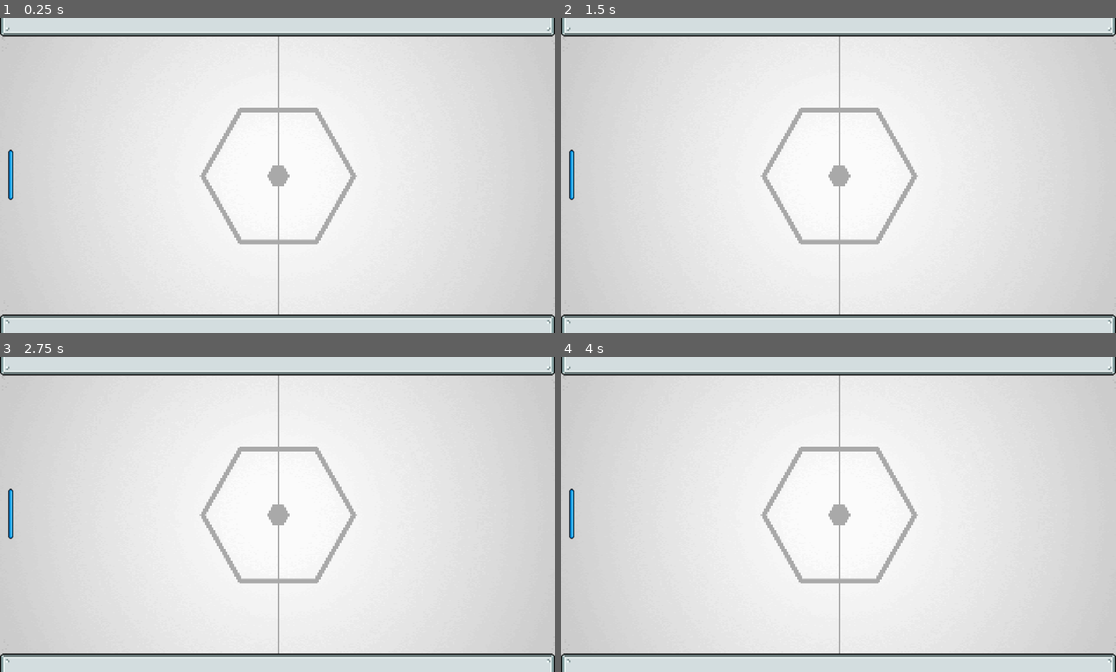
Above: before the commit, frames 1-4 (two rows, left to right).
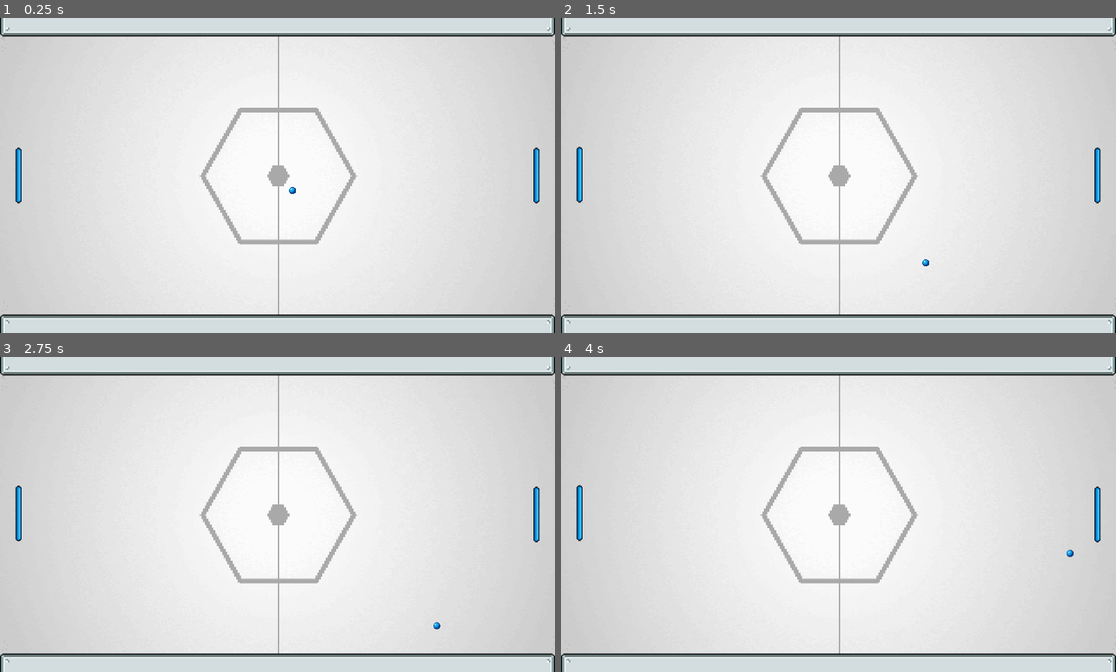
Above: after the commit, the same moments.

Repository: Tyralf/BoringPong2D_Godot
Game: Godot game, scene res://MainScene.tscn
Two runs of this game, one before a commit and one after it. Both use one fixed random seed, a clock stepped at 60 frames per second and the inputs below.
Inputs:
- Up to frame 1 (0.25 s): no input
- Up to frame 2 (1.5 s): tap Enter at 0.5 s; hold Z (Player_1_up, bound only after the commit) 0.53-1.28 s; tap Down (Player_2_down, bound only after the commit) at 0.6 s; tap Up (Player_2_up, bound only after the commit) at 0.8, 1.35 s; hold S (Player_1_down, bound only after the commit) from 1.28 s (still down)
- Up to frame 3 (2.75 s): tap Down (Player_2_down, bound only after the commit) at 1.55, 2.1 s; tap Space at 2 s; release S (Player_1_down, bound only after the commit) at 2.03 s; hold Z (Player_1_up, bound only after the commit) from 2.03 s (still down); tap Up (Player_2_up, bound only after the commit) at 2.3 s
- Up to frame 4 (4 s): tap Up (Player_2_up, bound only after the commit) at 2.85, 3.8 s; tap Down (Player_2_down, bound only after the commit) at 3.05, 3.6 s; release Z (Player_1_up, bound only after the commit) at 3.53 s; hold S (Player_1_down, bound only after the commit) from 3.53 s (still down)

The runs differ from the first frame. In frame 1, 0.6% of the frame differs, in the area x 1-98%, y 41-59%; in frame 2, 0.6%; in frame 3, 0.6%; in frame 4, 0.6%, in the area x 1-98%, y 40-64%.

Commit message:
Ajout du joueur 2, binding des touches, et ajout de la balle. Rangement rapide des fichiers du projet

Diff:
--- a/MainScene.tscn
+++ b/MainScene.tscn
@@ -1,49 +1,70 @@
-[gd_scene load_steps=6 format=3 uid="uid://donlhfi4ptthd"]
+[gd_scene load_steps=8 format=3 uid="uid://donlhfi4ptthd"]
 
-[ext_resource type="Texture2D" uid="uid://rudhitu0fqmg" path="res://Untitled.png" id="1_pjtas"]
-[ext_resource type="Texture2D" uid="uid://bwjnjkddn0554" path="res://Walls_1.png" id="2_hiscn"]
-[ext_resource type="Texture2D" uid="uid://c1rlxg034d22u" path="res://PlayerPlateau_1.png" id="3_tj6m1"]
+[ext_resource type="Texture2D" uid="uid://rudhitu0fqmg" path="res://Sprites/Untitled.png" id="1_nt7x8"]
+[ext_resource type="Texture2D" uid="uid://bwjnjkddn0554" path="res://Sprites/Walls_1.png" id="2_hnr1i"]
+[ext_resource type="PackedScene" uid="uid://c3cq3bi2jsd58" path="res://scenes/Player_1.tscn" id="3_msy2a"]
+[ext_resource type="PackedScene" uid="uid://dr73r12m4nh24" path="res://scenes/Player_2.tscn" id="4_75lm4"]
+[ext_resource type="PackedScene" uid="uid://dp5ymy4xo128o" path="res://scenes/ball.tscn" id="5_1affs"]
 
 [sub_resource type="TileSetAtlasSource" id="TileSetAtlasSource_4gfw7"]
-texture = ExtResource("2_hiscn")
+texture = ExtResource("2_hnr1i")
 0:0/next_alternative_id = 4
 0:0/0 = 0
+0:0/0/physics_layer_0/linear_velocity = Vector2(0, 0)
+0:0/0/physics_layer_0/angular_velocity = 0.0
+0:0/0/physics_layer_0/polygon_0/points = PackedVector2Array(-8, -8, 8, -8, 8, 8, -8, 8)
 0:0/1 = 1
 0:0/1/flip_v = true
+0:0/1/physics_layer_0/linear_velocity = Vector2(0, 0)
+0:0/1/physics_layer_0/angular_velocity = 0.0
+0:0/1/physics_layer_0/polygon_0/points = PackedVector2Array(-8, -8, 8, -8, 8, 8, -8, 8)
 1:0/next_alternative_id = 3
 1:0/0 = 0
+1:0/0/physics_layer_0/linear_velocity = Vector2(0, 0)
+1:0/0/physics_layer_0/angular_velocity = 0.0
+1:0/0/physics_layer_0/polygon_0/points = PackedVector2Array(-8, -8, 8, -8, 8, 8, -8, 8)
 1:0/2 = 2
 1:0/2/flip_v = true
+1:0/2/physics_layer_0/linear_velocity = Vector2(0, 0)
+1:0/2/physics_layer_0/angular_velocity = 0.0
+1:0/2/physics_layer_0/polygon_0/points = PackedVector2Array(-8, -8, 8, -8, 8, 8, -8, 8)
 2:0/next_alternative_id = 3
 2:0/0 = 0
+2:0/0/physics_layer_0/linear_velocity = Vector2(0, 0)
+2:0/0/physics_layer_0/angular_velocity = 0.0
+2:0/0/physics_layer_0/polygon_0/points = PackedVector2Array(-8, -8, 8, -8, 8, 8, -8, 8)
 2:0/2 = 2
 2:0/2/flip_v = true
+2:0/2/physics_layer_0/linear_velocity = Vector2(0, 0)
+2:0/2/physics_layer_0/angular_velocity = 0.0
+2:0/2/physics_layer_0/polygon_0/points = PackedVector2Array(-8, -8, 8, -8, 8, 8, -8, 8)
 
 [sub_resource type="TileSet" id="TileSet_e6oms"]
+physics_layer_0/collision_layer = 1
 sources/0 = SubResource("TileSetAtlasSource_4gfw7")
 
 [node name="Node" type="Node"]
 
-[node name="TextureRect" type="TextureRect" parent="."]
+[node name="Background" type="TextureRect" parent="."]
 texture_filter = 1
 anchors_preset = 15
 anchor_right = 1.0
 anchor_bottom = 1.0
 grow_horizontal = 2
 grow_vertical = 2
-texture = ExtResource("1_pjtas")
+texture = ExtResource("1_nt7x8")
 expand_mode = 1
 
-[node name="TileMap" type="TileMap" parent="."]
+[node name="Walls" type="TileMap" parent="."]
 texture_filter = 1
 scale = Vector2(4, 4)
 tile_set = SubResource("TileSet_e6oms")
 format = 2
 layer_0/tile_data = PackedInt32Array(0, 0, 0, 1, 65536, 0, 2, 65536, 0, 3, 65536, 0, 4, 65536, 0, 5, 65536, 0, 6, 65536 …(1040 unchanged characters)…
 
-[node name="CharacterBody2D" type="CharacterBody2D" parent="."]
+[node name="Player_1" parent="." instance=ExtResource("3_msy2a")]
 
-[node name="Sprite2D" type="Sprite2D" parent="CharacterBody2D"]
-position = Vector2(37, 542)
-scale = Vector2(2.43333, 2.70312)
-texture = ExtResource("3_tj6m1")
+[node name="Player_2" parent="." instance=ExtResource("4_75lm4")]
+
+[node name="Ball" parent="." instance=ExtResource("5_1affs")]
+position = Vector2(-6, 3)
--- /dev/null
+++ b/Scripts/Player_1.gd
@@ -0,0 +1,17 @@
+extends CharacterBody2D
+
+
+@export var SPEED = 300.0
+
+
+func _physics_process(delta):
+
+	# Get the input direction and handle the movement/deceleration.
+	# As good practice, you should replace UI actions with custom gameplay actions.
+	var direction = Input.get_axis("Player_1_up", "Player_1_down")
+	if direction:
+		velocity.y = direction * SPEED * delta
+	else:
+		velocity.y = move_toward(velocity.y * delta, 0, SPEED)
+
+	move_and_slide()
--- /dev/null
+++ b/Scripts/Player_2.gd
@@ -0,0 +1,17 @@
+extends CharacterBody2D
+
+
+@export var SPEED = 300.0
+
+
+func _physics_process(delta):
+
+	# Get the input direction and handle the movement/deceleration.
+	# As good practice, you should replace UI actions with custom gameplay actions.
+	var direction = Input.get_axis("Player_2_up", "Player_2_down")
+	if direction:
+		velocity.y = direction * SPEED * delta
+	else:
+		velocity.y = move_toward(velocity.y * delta, 0, SPEED)
+
+	move_and_slide()
--- /dev/null
+++ b/Scripts/ball.gd
@@ -0,0 +1,12 @@
+extends CharacterBody2D
+
+var speed = 200
+
+func _ready():
+	velocity.x = 1*speed
+	velocity.y = 1*speed
+# Called every frame. 'delta' is the elapsed time since the previous frame.
+func _process(delta):
+	var collision_info = move_and_collide(velocity * delta)
+	if collision_info:
+		velocity = velocity.bounce(collision_info.get_normal())
--- a/project.godot
+++ b/project.godot
@@ -21,6 +21,33 @@
 window/size/viewport_height=1088
 window/size/mode=3
 
+[input]
+
+Player_1_up={
+"deadzone": 0.5,
+"events": [Object(InputEventKey,"resource_local_to_scene":false,"resource_name":"","device":0,"window_id":0,"alt_pressed":false,"shift_pressed":false,"ctrl_pressed":false,"meta_pressed":false,"pressed":false,"keycode":90,"physical_keycode":0,"key_label":0,"unicode":0,"echo":false,"script":null)
+, Object(InputEventKey,"resource_local_to_scene":false,"resource_name":"","device":0,"window_id":0,"alt_pressed":false,"shift_pressed":false,"ctrl_pressed":false,"meta_pressed":false,"pressed":false,"keycode":0,"physical_keycode":87,"key_label":0,"unicode":0,"echo":false,"script":null)
+]
+}
+Player_1_down={
+"deadzone": 0.5,
+"events": [Object(InputEventKey,"resource_local_to_scene":false,"resource_name":"","device":0,"window_id":0,"alt_pressed":false,"shift_pressed":false,"ctrl_pressed":false,"meta_pressed":false,"pressed":false,"keycode":83,"physical_keycode":0,"key_label":0,"unicode":0,"echo":false,"script":null)
+, Object(InputEventKey,"resource_local_to_scene":false,"resource_name":"","device":0,"window_id":0,"alt_pressed":false,"shift_pressed":false,"ctrl_pressed":false,"meta_pressed":false,"pressed":false,"keycode":0,"physical_keycode":83,"key_label":0,"unicode":0,"echo":false,"script":null)
+]
+}
+Player_2_up={
+"deadzone": 0.5,
+"events": [Object(InputEventKey,"resource_local_to_scene":false,"resource_name":"","device":0,"window_id":0,"alt_pressed":false,"shift_pressed":false,"ctrl_pressed":false,"meta_pressed":false,"pressed":false,"keycode":4194320,"physical_keycode":0,"key_label":0,"unicode":0,"echo":false,"script":null)
+, Object(InputEventKey,"resource_local_to_scene":false,"resource_name":"","device":0,"window_id":0,"alt_pressed":false,"shift_pressed":false,"ctrl_pressed":false,"meta_pressed":false,"pressed":false,"keycode":0,"physical_keycode":4194320,"key_label":0,"unicode":0,"echo":false,"script":null)
+]
+}
+Player_2_down={
+"deadzone": 0.5,
+"events": [Object(InputEventKey,"resource_local_to_scene":false,"resource_name":"","device":0,"window_id":0,"alt_pressed":false,"shift_pressed":false,"ctrl_pressed":false,"meta_pressed":false,"pressed":false,"keycode":4194322,"physical_keycode":0,"key_label":0,"unicode":0,"echo":false,"script":null)
+, Object(InputEventKey,"resource_local_to_scene":false,"resource_name":"","device":0,"window_id":0,"alt_pressed":false,"shift_pressed":false,"ctrl_pressed":false,"meta_pressed":false,"pressed":false,"keycode":0,"physical_keycode":4194322,"key_label":0,"unicode":0,"echo":false,"script":null)
+]
+}
+
 [rendering]
 
 renderer/rendering_method="mobile"
--- a/scenes/Player_1.tscn
+++ b/scenes/Player_1.tscn
@@ -1,16 +1,19 @@
-[gd_scene load_steps=3 format=3 uid="uid://c3cq3bi2jsd58"]
+[gd_scene load_steps=4 format=3 uid="uid://c3cq3bi2jsd58"]
 
-[ext_resource type="Texture2D" uid="uid://c1rlxg034d22u" path="res://PlayerPlateau_1.png" id="1_q0xxo"]
+[ext_resource type="Script" path="res://Scripts/Player_1.gd" id="1_r1a0x"]
+[ext_resource type="Texture2D" uid="uid://c1rlxg034d22u" path="res://Sprites/PlayerPlateau_1.png" id="2_yij51"]
 
 [sub_resource type="CapsuleShape2D" id="CapsuleShape2D_k57m4"]
 height = 194.0
 
 [node name="CharacterBody2D" type="CharacterBody2D"]
+script = ExtResource("1_r1a0x")
 
 [node name="Sprite2D" type="Sprite2D" parent="."]
+texture_filter = 1
 position = Vector2(64, 544)
 scale = Vector2(3, 3)
-texture = ExtResource("1_q0xxo")
+texture = ExtResource("2_yij51")
 
 [node name="CollisionShape2D" type="CollisionShape2D" parent="."]
 position = Vector2(64, 544)
--- /dev/null
+++ b/scenes/Player_2.tscn
@@ -0,0 +1,20 @@
+[gd_scene load_steps=4 format=3 uid="uid://dr73r12m4nh24"]
+
+[ext_resource type="Script" path="res://Scripts/Player_2.gd" id="1_uwols"]
+[ext_resource type="Texture2D" uid="uid://c1rlxg034d22u" path="res://Sprites/PlayerPlateau_1.png" id="2_5pu2c"]
+
+[sub_resource type="CapsuleShape2D" id="CapsuleShape2D_2tmpo"]
+height = 192.0
+
+[node name="Player_2" type="CharacterBody2D"]
+script = ExtResource("1_uwols")
+
+[node name="Sprite2D" type="Sprite2D" parent="."]
+texture_filter = 1
+position = Vector2(1856, 544)
+scale = Vector2(3, 3)
+texture = ExtResource("2_5pu2c")
+
+[node name="CollisionShape2D" type="CollisionShape2D" parent="."]
+position = Vector2(1856, 545)
+shape = SubResource("CapsuleShape2D_2tmpo")
--- /dev/null
+++ b/scenes/ball.tscn
@@ -0,0 +1,20 @@
+[gd_scene load_steps=4 format=3 uid="uid://dp5ymy4xo128o"]
+
+[ext_resource type="Texture2D" uid="uid://b8bynf7fqn5bo" path="res://Sprites/PixelBall_1.png" id="1_ip00p"]
+[ext_resource type="Script" path="res://Scripts/ball.gd" id="1_ucycc"]
+
+[sub_resource type="CircleShape2D" id="CircleShape2D_ysljb"]
+radius = 12.0
+
+[node name="Ball" type="CharacterBody2D"]
+script = ExtResource("1_ucycc")
+
+[node name="Sprite2D" type="Sprite2D" parent="."]
+texture_filter = 1
+position = Vector2(968, 543)
+scale = Vector2(1.5, 1.5)
+texture = ExtResource("1_ip00p")
+
+[node name="CollisionShape2D" type="CollisionShape2D" parent="."]
+position = Vector2(968, 543)
+shape = SubResource("CircleShape2D_ysljb")
Binary file added: Sprites/PixelBall_1.png
Not shown, changed: Sprites/PixelBall_1.png.import
Renamed: PlayerPlateau_1.png -> Sprites/PlayerPlateau_1.png
Not shown, added: Sprites/PlayerPlateau_1.png.import
Renamed: Untitled.png -> Sprites/Untitled.png
Not shown, changed: Sprites/Untitled.png.import
Renamed: Walls_1.png -> Sprites/Walls_1.png
Not shown, changed: Sprites/Walls_1.png.import
